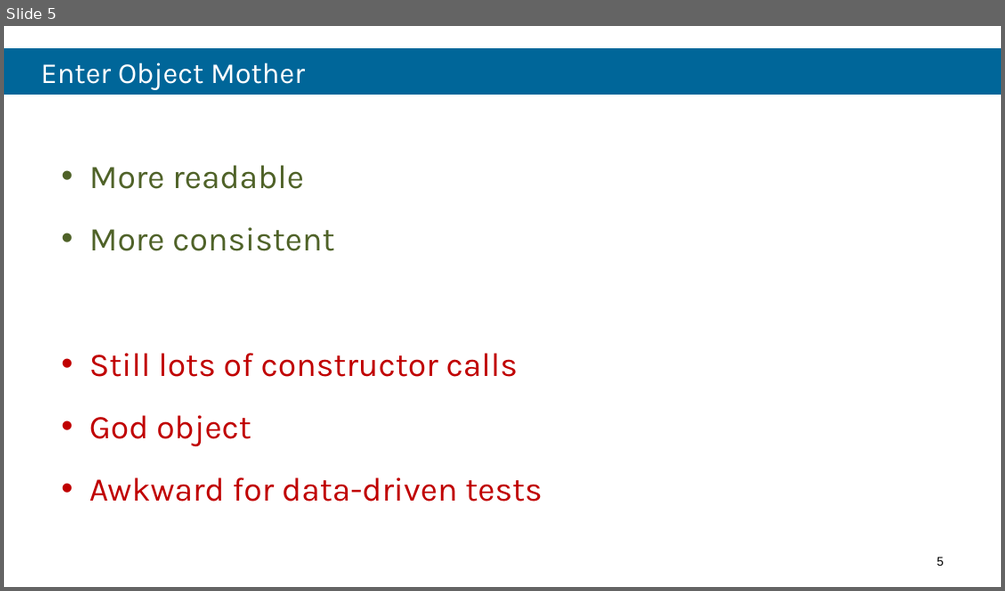
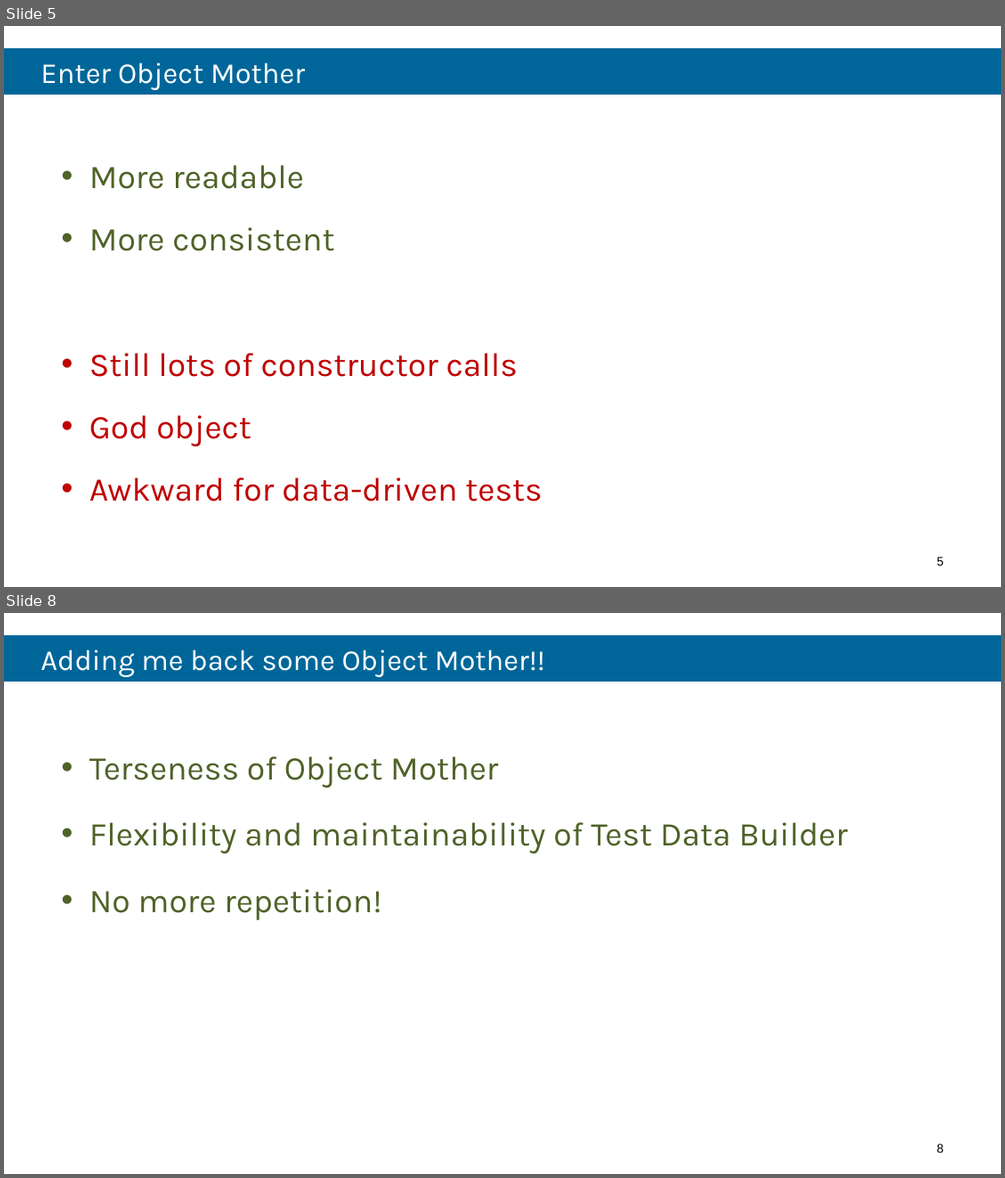
Before and after one commit to robdmoore/TestFixtureDataGenerationPresentation, a slide deck: Presentation.pptx. Shown one above the other, each under a label of ours: slide 5 before the commit, slides 5 and 8 after it; the slides between them are not shown. The pictures are 1005x591 and 1005x1178 pixels, drawn with LibreOffice and Linux fonts; fonts in the diff are those of the drawing; background and template pictures are left out. Boxes give left, top, right and bottom in pixels: in the first picture for what was removed or moved away, otherwise in the second. Text is boxed around its words. In the diff, an @@ line names an element or a change of style, - is before the commit and + after.

```diff
--- a/Presentation.pptx
+++ b/Presentation.pptx
@@ slide 8 added at (x1=4, y1=613, x2=1001, y2=1174), background #FFFFFF @@
@@ title added at (x1=4, y1=635, x2=1001, y2=681), fill #006699, 28 pt, text #FFFFFF @@
+Adding me back some Object Mother!!
@@ text added at (x1=89, y1=756, x2=848, y2=920), 32 pt, text #4F6228 @@
+• Terseness of Object Mother
+• Flexibility and maintainability of Test Data Builder
+• No more repetition!
@@ page number added at (x1=937, y1=1143, x2=944, y2=1152), 12 pt, text #000000 @@
+8
```
Also in this commit, not shown: 1 slide changed, 4 other slides added.
